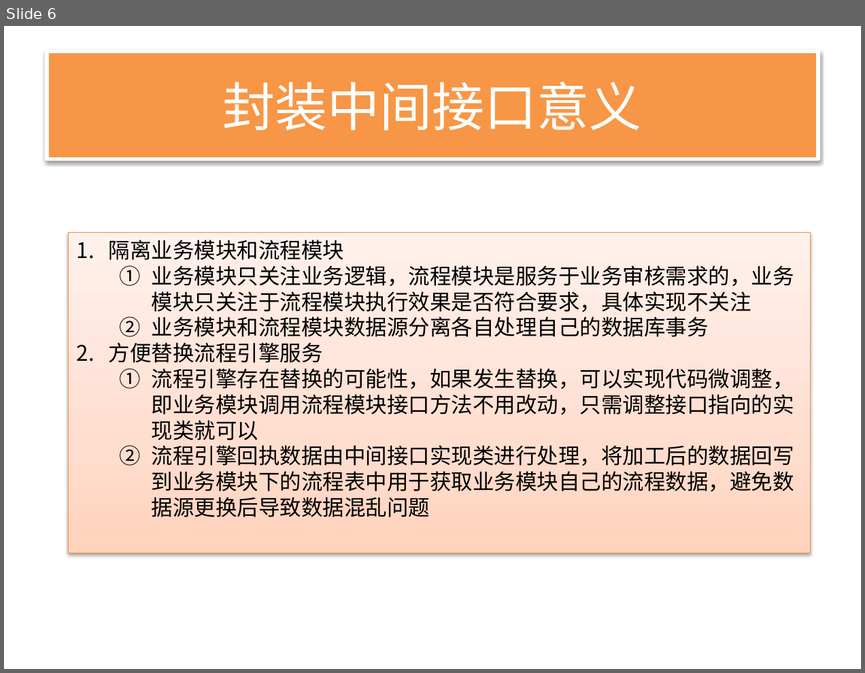
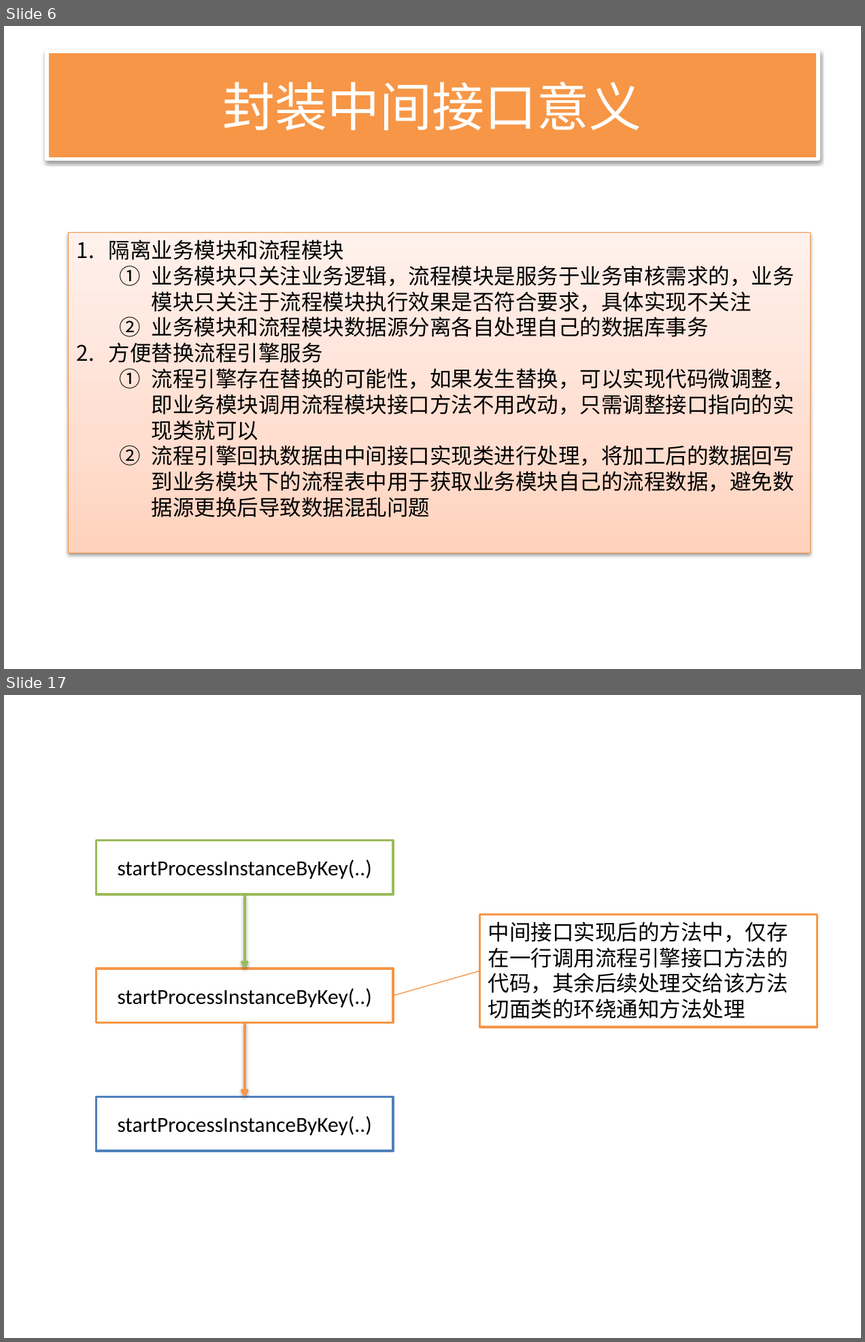
Before and after one commit to songzxDev/helloworld, a slide deck: WebContent/docs/BPM前期项目准备_20171026.pptx. Shown one above the other, each under a label of ours: slide 6 before the commit, slides 6 and 17 after it; the slides between them are not shown. The pictures are 865x673 and 865x1342 pixels, drawn with LibreOffice and Linux fonts; fonts in the diff are those of the drawing. Boxes give left, top, right and bottom in pixels: in the first picture for what was removed or moved away, otherwise in the second. Text is boxed around its words. In the diff, an @@ line names an element or a change of style, - is before the commit and + after.

```diff
--- a/WebContent/docs/BPM前期项目准备_20171026.pptx
+++ b/WebContent/docs/BPM前期项目准备_20171026.pptx
@@ slide 17 added at [4, 695, 861, 1338], background #FFFFFF @@
@@ rectangle added at [96, 841, 393, 895], fill #FFFFFF, outline #9BBB59 2 pt, 18 pt, text #000000 @@
+startProcessInstanceByKey(..)
@@ arrow added from (245, 895) to (245, 968), #9BBB59 2 pt @@
@@ rectangle added at [479, 915, 817, 1027], fill #FFFFFF, outline #F79646 2 pt, 18 pt, text #000000 @@
+中间接口实现后的方法中，仅存在一行调用流程引擎接口方法的代码，其余后续处理交给该方法切面类的环绕通知方法处理
@@ rectangle added at [96, 968, 393, 1022], fill #FFFFFF, outline #F79646 2 pt, 18 pt, text #000000 @@
+startProcessInstanceByKey(..)
@@ line added from (393, 996) to (479, 971), #F69240 0.75 pt @@
@@ arrow added from (245, 1022) to (245, 1097), #F79646 2 pt @@
@@ rectangle added at [96, 1097, 393, 1151], fill #FFFFFF, outline #4F81BD 2 pt, 18 pt, text #000000 @@
+startProcessInstanceByKey(..)
```
Also in this commit, not shown: 13 other slides added, 1 other file.
